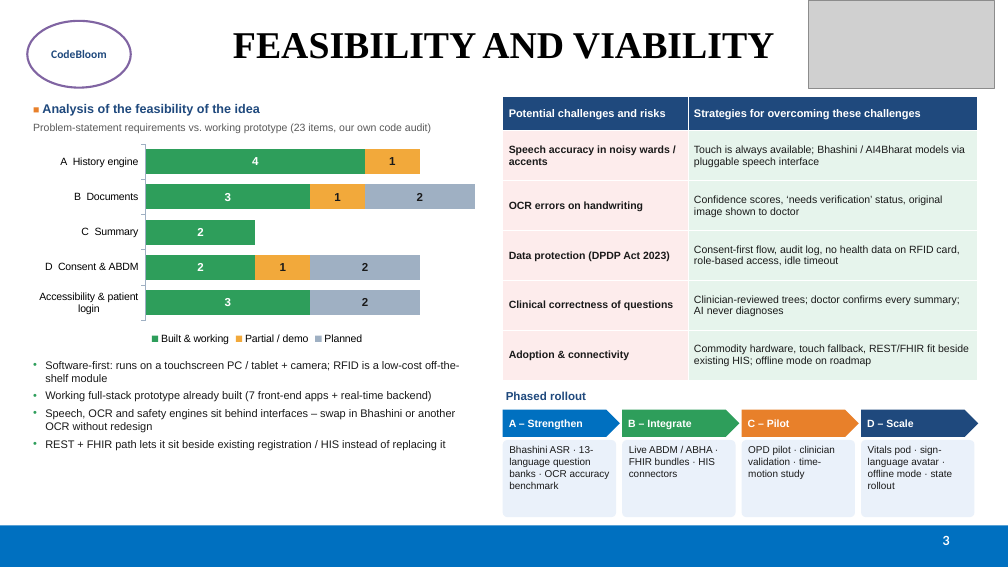
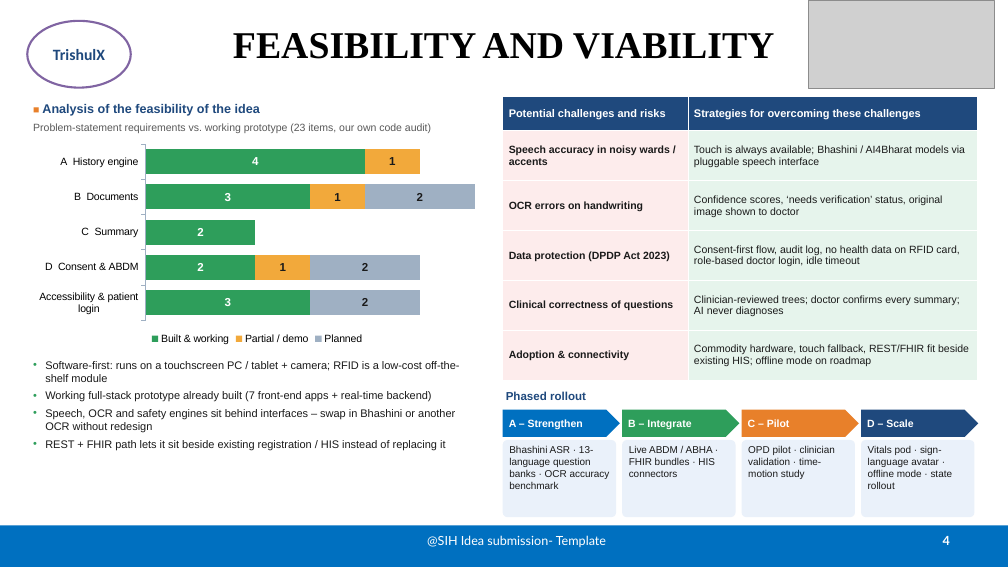
Before and after one commit to aadityavishnoi/MediKisok, a slide deck: slide 4 of docs/submission/MediKiosk_SIH2026_Idea_PPT.pptx (slide 3 before the commit). Drawn at 1008x567 pixels with LibreOffice and Linux fonts; fonts in the diff are those of the drawing; grey boxes stand for pictures. Boxes give left, top, right and bottom in pixels: in the first picture for what was removed or moved away, otherwise in the second. Text is boxed around its words. In the diff, an @@ line names an element or a change of style, - is before the commit and + after.

```diff
--- a/docs/submission/MediKiosk_SIH2026_Idea_PPT.pptx
+++ b/docs/submission/MediKiosk_SIH2026_Idea_PPT.pptx
@@ text in ellipse at [53, 49, 105, 60]: text changed; size 11 to 15 pt @@
-CodeBloom
+TrishulX
@@ table at [503, 97, 978, 380] @@
-row 4, column 2: Consent-first flow, audit log, no health data on RFID card, role-based access, idle timeout
+row 4, column 2: Consent-first flow, audit log, no health data on RFID card, role-based doctor login, idle timeout
@@ text added at [427, 535, 606, 547], 12 pt, text #FFFFFF @@
+@SIH Idea submission- Template
@@ page number at [943, 536, 950, 545]: text changed @@
-3
+4
```
Also in this commit, not shown: 4 other slides changed, 1 slide added, 5 other files.
